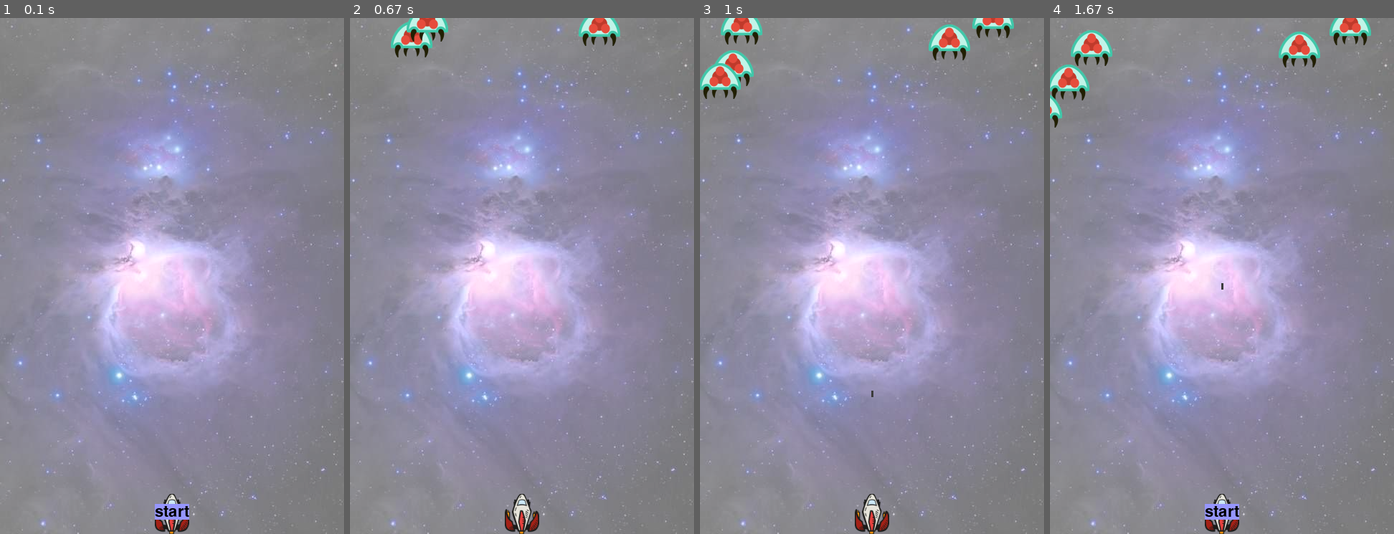
Above: before the commit, frames 1-4 (left to right).
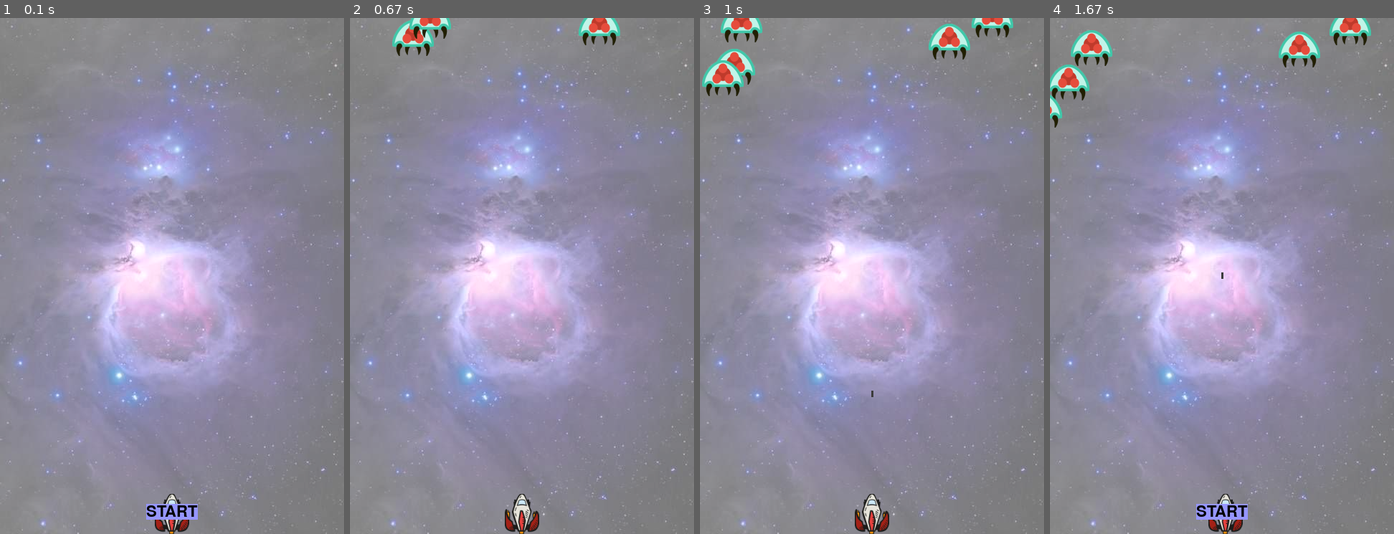
Above: after the commit, the same moments.

Repository: eldoranstars/pygame
Game: pygame game, started from game.py
Two runs of this game, one before a commit and one after it. Both use one fixed random seed, a clock stepped at 60 frames per second and the inputs below.
Inputs:
- Up to frame 1 (0.1 s): no input
- Up to frame 2 (0.67 s): hold Q from 0.33 s (still down)
- Up to frame 3 (1 s): release Q at 0.8 s; tap Space at 0.83 s
- Up to frame 4 (1.67 s): hold Q 1.17-1.63 s; hold Right 1.17-1.63 s; tap Space at 1.23, 1.53 s

The runs differ from the first frame. In frame 1, 0.3% of the frame differs, in the area x 42-58%, y 94-98%; in frame 2, 0.7%; in frame 3, 1.2%, in the area x 0-92%, y 0-16%; in frame 4, 0.6%.

Commit message:
beforeIncreaseDifficult

Diff:
--- a/button.py
+++ b/button.py
@@ -1,7 +1,8 @@
 import pygame
+pygame.font.init()
 
 class Button():
-    def __init__(self, screen, msg):
+    def __init__(self, screen, msg, posx, posy):
         # Атрибуты класса
         self.screen = screen.surface
         self.button_color = (150, 150, 255)
@@ -10,8 +11,8 @@
         self.surface = pygame.font.SysFont(None, 33).render(msg, True, self.text_color, self.button_color)
         self.rect = self.surface.get_rect()
         # Получение изначальных координат изображения
-        self.rect.centerx = screen.rect.width / 2
-        self.rect.bottom = screen.rect.bottom - 20
+        self.rect.centerx = posx
+        self.rect.bottom = posy
 
     def blitme(self):
         # Вывод изображения на экран
--- a/game.py
+++ b/game.py
@@ -1,30 +1,19 @@
 import pygame
 import game_functions as gf
-from settings import Settings
-from screen import Screen
-from ship import Ship
 from stats import GameStats
-from button import Button
 
 pygame.init()
 pygame.mouse.set_visible(False)
 pygame.display.set_caption("Alien Invasion")
-settings = Settings()
-screen = Screen(settings)
-stats = GameStats(settings)
-ship = Ship(screen)
-buttons = [Button(screen, "start")]
+stats = GameStats()
+aliens = []
 bullets = []
-aliens = []
 
 while True:
     gf.check_events(stats)
-    if not stats.game_status:
-        gf.update_screen(screen, ship, bullets, aliens, stats, buttons)
-    if stats.game_status:
-        gf.check_events(stats)
-        gf.update_aliens(screen, aliens, ship, stats, bullets)
-        gf.update_bullets(settings, bullets, aliens)
-        gf.update_fleet(settings, screen, aliens)
-        gf.update_player(settings, screen, ship, bullets)
-        gf.update_screen(screen, ship, bullets, aliens, stats, buttons)
+    gf.update_screen(aliens, bullets, stats)
+    if stats.game_active:
+        gf.update_aliens(aliens, bullets, stats)
+        gf.update_bullets(aliens, bullets)
+        gf.update_fleet(aliens)
+        gf.update_player(bullets)
--- a/game_functions.py
+++ b/game_functions.py
@@ -4,21 +4,30 @@
 from time import sleep
 from bullet import Bullet
 from alien import Alien
+from settings import Settings
+from screen import Screen
+from ship import Ship
+from button import Button
+
+settings = Settings()
+screen = Screen(settings)
+ship = Ship(screen)
+start = Button(screen, "START", screen.rect.centerx, screen.rect.bottom - 20)
 
 def check_events(stats):
     # Отслеживание событий клавиатуры и мыши.
-    if stats.game_status:
+    if stats.game_active:
         for event in pygame.event.get():
             if event.type == pygame.KEYDOWN and event.key == pygame.K_ESCAPE:
                 sys.exit()
             if event.type == pygame.KEYDOWN and event.key == pygame.K_q:
-                stats.game_status = False
-    if not stats.game_status:
+                stats.game_active = False
+    if not stats.game_active:
         for event in pygame.event.get():
             if event.type == pygame.KEYDOWN and event.key == pygame.K_ESCAPE:
                 sys.exit()
             if event.type == pygame.KEYDOWN and event.key == pygame.K_q:
-                stats.game_status = True
+                stats.game_active = True
 
 def collision(rect, wm, hm):
     # Получаем дополнительный прямоугольник для обработки коллизий.
@@ -30,7 +39,7 @@
     # Вывод коллизий на экран.
     screen.surface.blit(pygame.Surface((collision(object.rect, wm, hm).width,collision(object.rect, wm, hm).height)), collision(object.rect, wm, hm))
 
-def update_bullets(settings, bullets, aliens):
+def update_bullets(aliens, bullets):
     # Вывод изображений на экран.
     for bullet in bullets:
         bullet.update()
@@ -45,7 +54,7 @@
         if bullet.rect.bottom < (bullet.start_position - settings.screen_height):
             bullets.remove(bullet)
 
-def update_aliens(screen, aliens, ship, stats, bullets):
+def update_aliens(aliens, bullets, stats):
     # Вывод изображений на экран.
     for alien in aliens:
         alien.update()
@@ -61,13 +70,13 @@
                 bullets.clear()
             else:
                 stats.reset_stats()
-                stats.game_status = False
+                stats.game_active = False
                 ship.rect.centerx = screen.rect.centerx
                 ship.rect.bottom = screen.rect.bottom
                 aliens.clear()
                 bullets.clear()
 
-def update_screen(screen, ship, bullets, aliens, stats, buttons):
+def update_screen(aliens, bullets, stats):
     # Вывод изображений на экран.
     screen.blitme()
     ship.blitme()
@@ -75,12 +84,11 @@
         bullet.blitme()
     for alien in aliens:
         alien.blitme()
-    if not stats.game_status:
-        for button in buttons:
-            button.blitme()
+    if not stats.game_active:
+        start.blitme()
     pygame.display.update()
 
-def update_player(settings, screen, ship, bullets):
+def update_player(bullets):
     # Отслеживание нажатий клавиатуры и мыши.
     key = pygame.key.get_pressed()
     if key[pygame.K_RIGHT] == 1 and ship.rect.right < settings.screen_width:
@@ -95,7 +103,7 @@
         bullet = Bullet(settings, screen, ship)
         bullets.append(bullet)
 
-def update_fleet(settings, screen, aliens):
+def update_fleet(aliens):
     # Создание противника и размещение его в ряду.
     if random.randrange(1,100) > 92 and len(aliens) < settings.aliens_allowed:
         alien = Alien(settings, screen)
--- a/screen.py
+++ b/screen.py
@@ -10,5 +10,5 @@
 
     def blitme(self):
         # Вывод изображения на экран
-        # self.surface.fill(self.settings.bg_color)
-        self.surface.blit(self.settings.bg_color, self.rect)
+        # self.surface.fill(self.settings.screen_color)
+        self.surface.blit(self.settings.screen_color, self.rect)
--- a/settings.py
+++ b/settings.py
@@ -5,7 +5,7 @@
         # Параметры экрана
         self.screen_width = 480
         self.screen_height = 720
-        self.bg_color = pygame.image.load('images/space.png')
+        self.screen_color = pygame.image.load('images/space.png')
         # Параметры пули
         self.bullets_allowed = 1
         self.bullet_speed_factor = 15
@@ -16,5 +16,4 @@
         self.aliens_allowed = 15
         self.alien_speed_factor = 1
         # Параметры корабля
-        self.ship_limit = 1
         self.ship_speed_factor = 5
--- a/stats.py
+++ b/stats.py
@@ -1,9 +1,9 @@
 class GameStats():
-    def __init__(self, settings):
+    def __init__(self):
         # Атрибуты класса
-        self.settings = settings
+        self.ship_limit = 3
+        self.game_active = False
         self.reset_stats()
-        self.game_status = False
 
     def reset_stats(self):
-        self.ships_left = self.settings.ship_limit
+        self.ships_left = self.ship_limit
